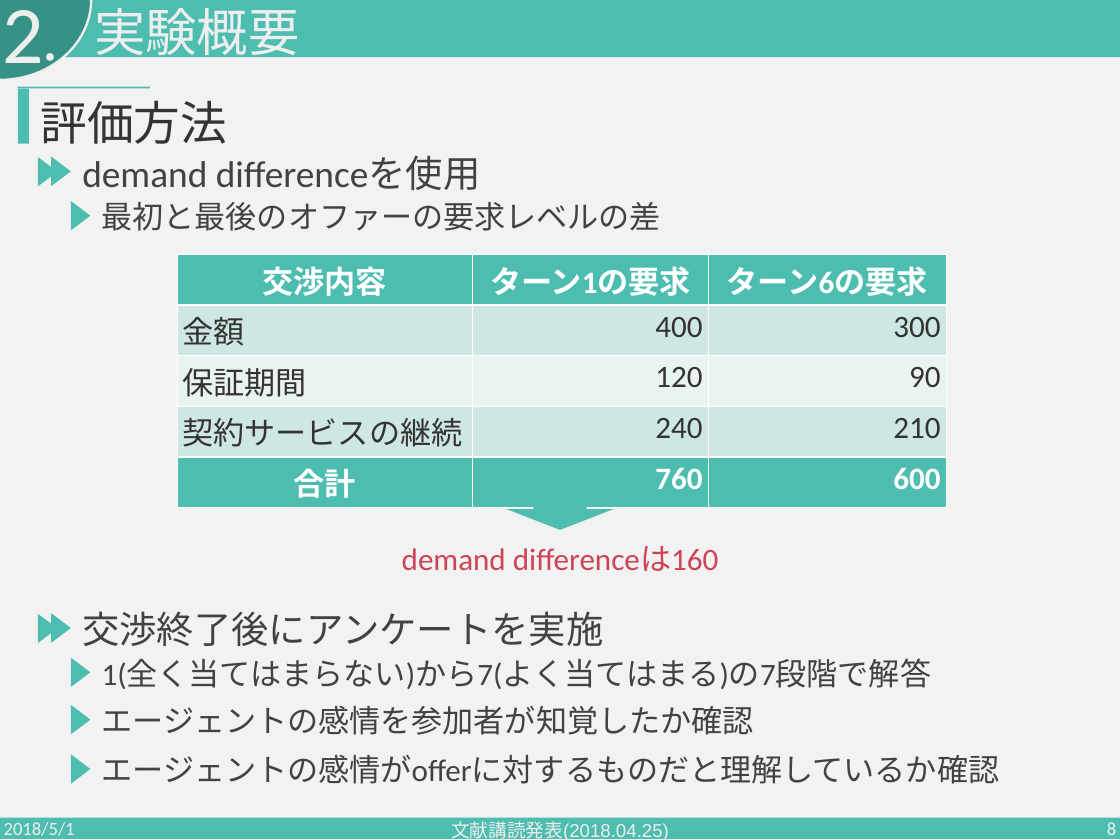
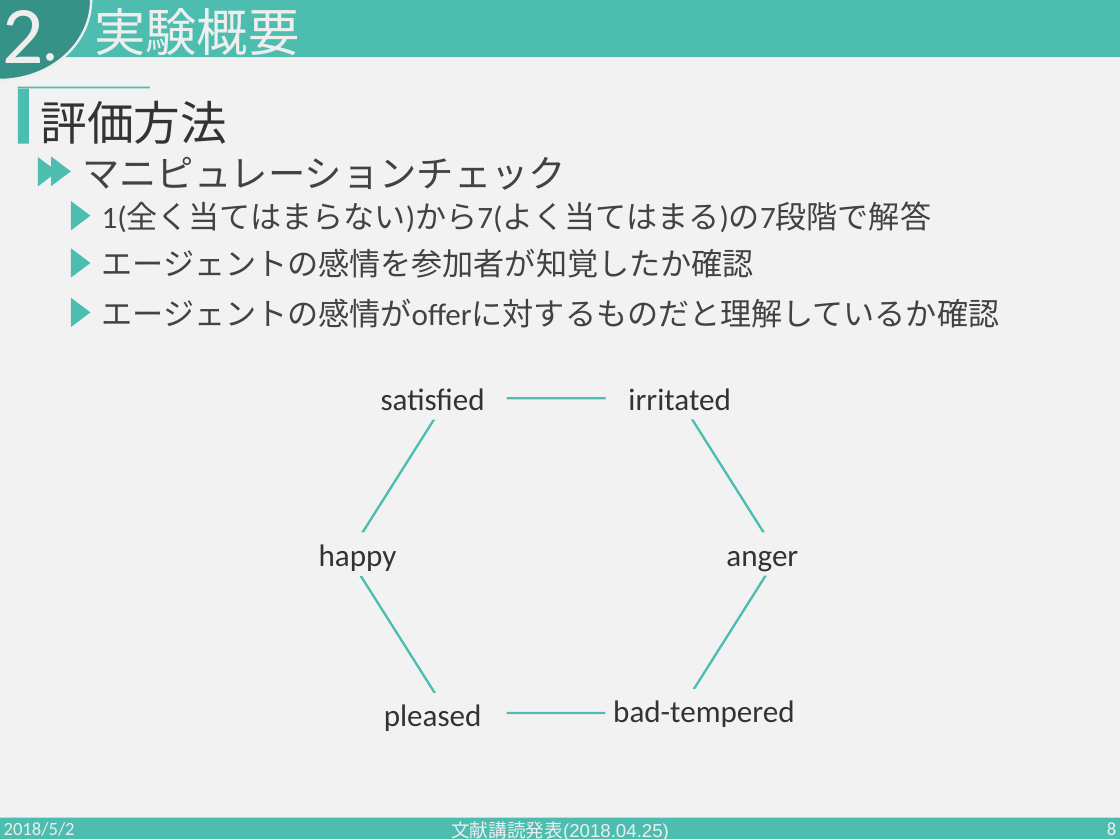
Before and after one commit to PajamaDrive/presentation, a slide deck: slide 8 of presentation_1st.pptx. Drawn at 1120x840 pixels with LibreOffice and Linux fonts; fonts in the diff are those of the drawing. Boxes give left, top, right and bottom in pixels: in the first picture for what was removed or moved away, otherwise in the second. Text is boxed around its words. In the diff, an @@ line names an element or a change of style, - is before the commit and + after.

```diff
--- a/presentation_1st.pptx
+++ b/presentation_1st.pptx
@@ text at (82, 157, 566, 190): text changed @@
-demand differenceを使用
+マニピュレーションチェック
@@ text at (102, 202, 932, 232): text changed @@
-最初と最後のオファーの要求レベルの差
+1(全く当てはまらない)から7(よく当てはまる)の7段階で解答
@@ triangle: place and size @@
-triangle at (38, 614, 58, 643)
+triangle at (71, 248, 91, 278)
@@ 2 texts, 1 triangle: place and size @@
-2 texts, 1 triangle at (71, 706, 1000, 784)
+2 texts, 1 triangle at (71, 249, 1000, 328)
@@ table removed at (177, 254, 946, 502), 5 rows, 3 columns @@
-交渉内容 | ターン1の要求 | ターン6の要求
-金額 | 400 | 300
-保証期間 | 120 | 90
-契約サービスの継続 | 240 | 210
-合計 | 760 | 600
@@ right arrow removed at (507, 488, 613, 530) @@
@@ text removed at (402, 546, 718, 571) @@
-demand differenceは160
@@ triangle removed at (52, 613, 71, 643) @@
@@ text removed at (82, 611, 603, 646) @@
-交渉終了後にアンケートを実施
@@ triangle removed at (71, 657, 91, 687) @@
@@ text removed at (102, 658, 932, 689) @@
-1(全く当てはまらない)から7(よく当てはまる)の7段階で解答
@@ triangle removed at (71, 705, 91, 735) @@
@@ group added at (319, 388, 798, 731): 6 texts, 1 hexagon @@
+happy
+anger
+satisfied
+pleased
+irritated
+bad-tempered
@@ text at (4, 822, 75, 840): text changed @@
-2018/5/1
+2018/5/2
```
Also in this commit, not shown: 12 other slides changed, 5 slides added.
